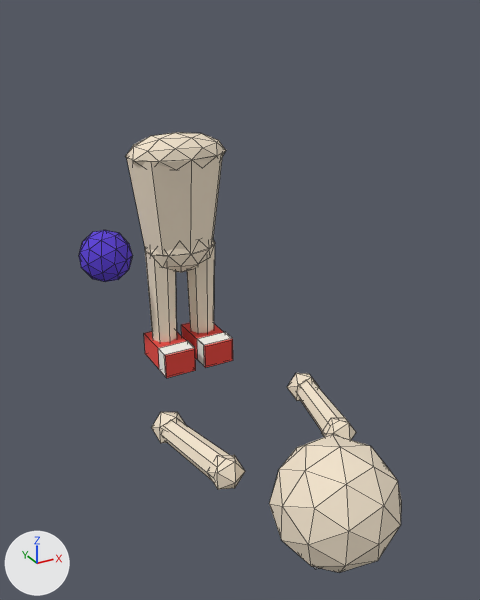
Two versions of the FBX model Assets/Trickshot/Resources/Models/athlete_bowling.fbx, one commit apart.
Camera for both pictures: a camera (50 mm lens) standing at (-1.58, -3.65, 2.11) and looking at (-0.06, -0.89, 0.73). The lights are fixed; the arrows at lower left show +X, +Y and +Z. The older version comes first. Mesh edges are drawn as thin lines. Where no turn or scale is listed for an object, it has been applied to the vertices.

Names of what the first picture shows: 'ArmL', 'ArmR', 'Head', 'Item', 'LegL', 'LegR', 'Torso'.
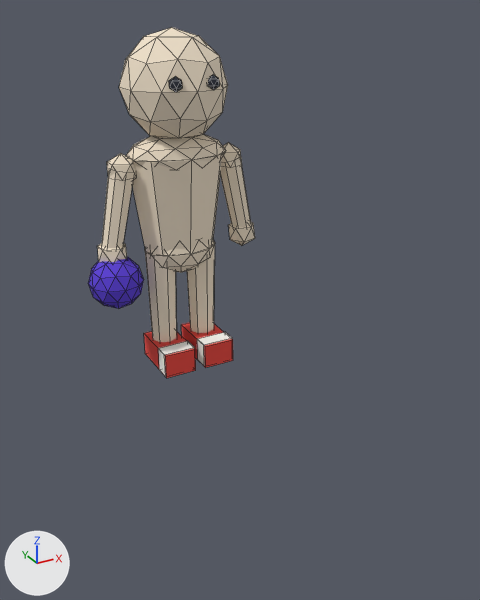
What differs and where, as boxes (x1, y1, x2, y2) in the pictures (480 x 600 px):
'Head', moved, turned: before (269, 434, 401, 573); after (119, 27, 228, 139)
'ArmR', reshaped, moved, turned: before (151, 412, 245, 489); after (88, 153, 144, 309)
'ArmL', moved, turned: before (287, 373, 356, 440); after (220, 142, 255, 246)
'Item', deleted (blue): before (79, 230, 133, 282)
part 1 of me_armr, added (blue): after (88, 257, 144, 309)

The change, as a diff of the scene's bpy script:
```diff
--- a/Assets/Trickshot/Resources/Models/athlete_bowling.fbx.py
+++ b/Assets/Trickshot/Resources/Models/athlete_bowling.fbx.py
@@ me_armr @@
 # used by ob_armr; parent = ob_torso; location = (-0.345, -0.74, 1.26); rotation_euler = (1.571, 0.0, 0.0), in degrees (90, 0, 0)
-me_armr.from_pydata(...)  # 40 vertices, 50 faces; spans x -0.183..0.085, y -0.588..0.095, z -0.083..0.083
+me_armr.from_pydata(...)  # 82 vertices, 130 faces; spans x -0.252..0.085, y -0.825..0.095, z -0.135..0.195
+# me_armr part 1: a new loose piece, an icosphere of 80 faces spanning x -0.252..0.062, y -0.825..-0.495, z -0.135..0.195, in mat_ballbowling (blue #5b3fd6)
 me_armr.materials.append(mat_skin)
+me_armr.materials.append(mat_ballbowling)  # blue #5b3fd6
@@ ob_arml @@
 ob_arml = bpy.data.objects.new('ArmL', me_arml)
-ob_arml.parent = ob_torso
-ob_arml.location = (0.345, -0.74, 1.26)
-ob_arml.rotation_euler = (1.571, 0.0, 0.0)  # degrees (90, 0, 0)
+ob_arml.parent = ob_athlete
+ob_arml.location = (0.345, 1.26, 0.0)
@@ ob_head @@
 ob_head = bpy.data.objects.new('Head', me_head)
-ob_head.parent = ob_torso
-ob_head.location = (0.0, -0.74, 1.4)
-ob_head.rotation_euler = (1.571, 0.0, 0.0)  # degrees (90, 0, 0)
+ob_head.parent = ob_athlete
+ob_head.location = (0.0, 1.4, 0.0)
@@ ob_armr @@
 ob_armr = bpy.data.objects.new('ArmR', me_armr)
-ob_armr.parent = ob_torso
-ob_armr.location = (-0.345, -0.74, 1.26)
-ob_armr.rotation_euler = (1.571, 0.0, 0.0)  # degrees (90, 0, 0)
+ob_armr.parent = ob_athlete
+ob_armr.location = (-0.345, 1.26, 0.0)
@@ ob_item @@
-ob_item = bpy.data.objects.new('Item', me_item)
-ob_item.location = (-0.44, -0.03, 0.74)
```
